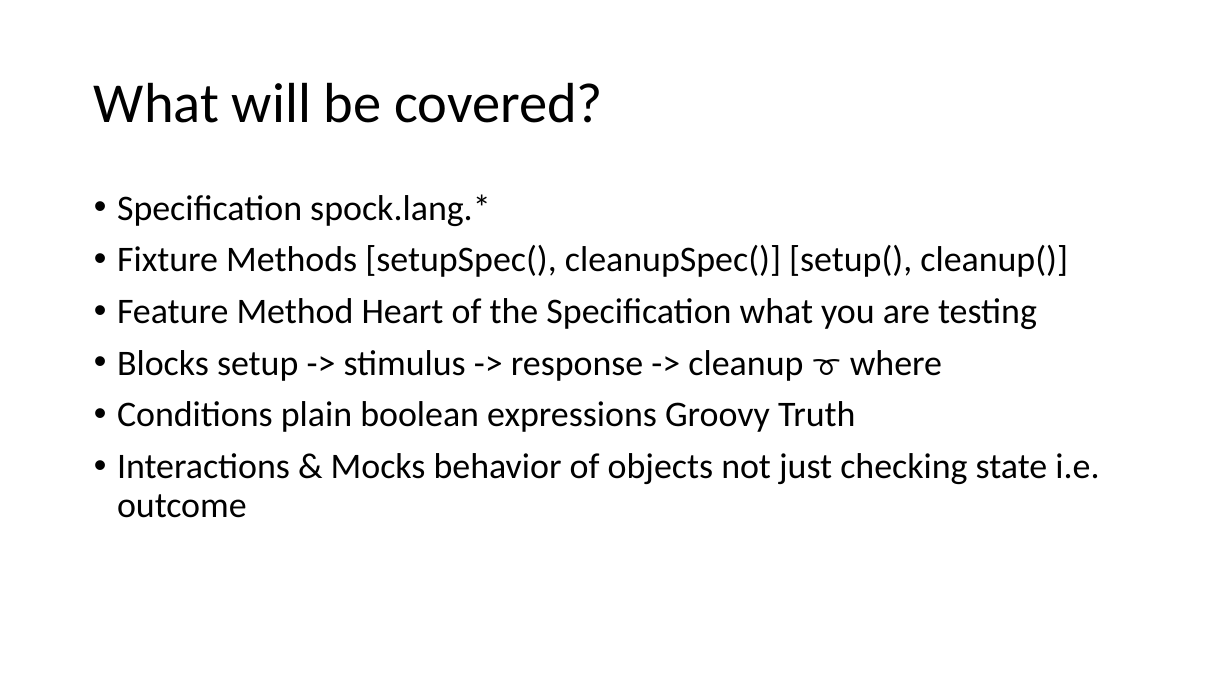
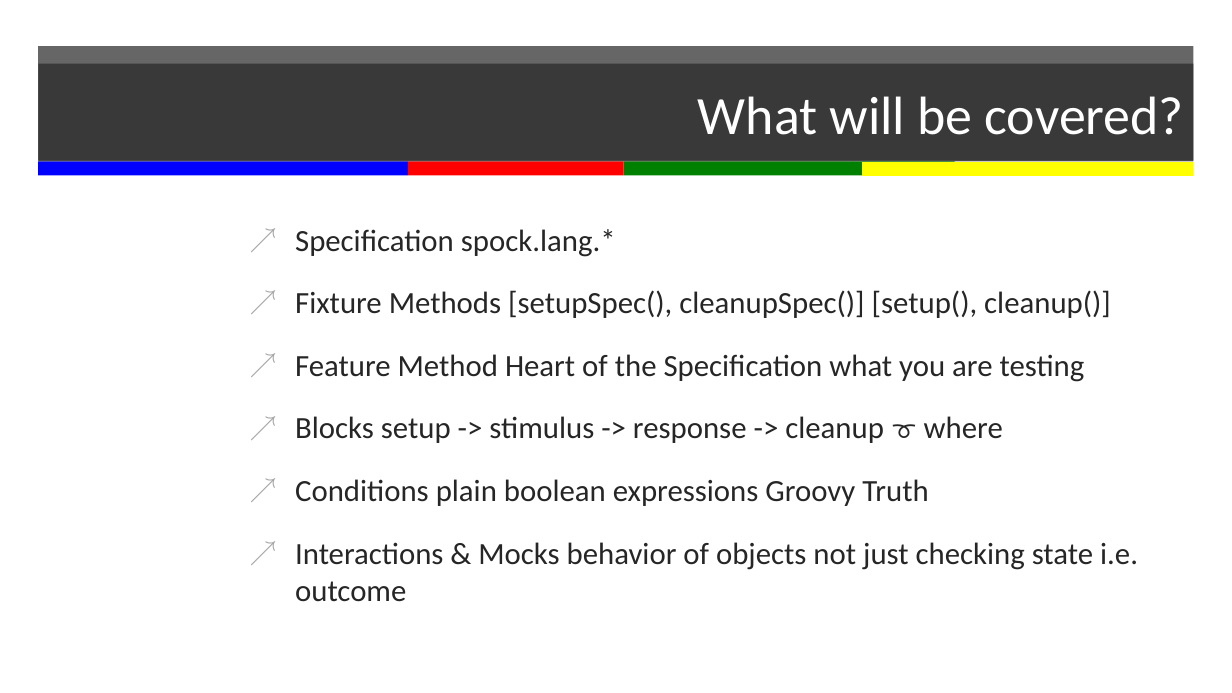
Before and after one commit to davidparry/groovy-spock, a slide deck: slide 2 of presenntation.pptx (slide 3 before the commit). Drawn at 1232x693 pixels with LibreOffice and Linux fonts; fonts in the diff are those of the drawing. Boxes give left, top, right and bottom in pixels: in the first picture for what was removed or moved away, otherwise in the second. Text is boxed around its words. In the diff, an @@ line names an element or a change of style, - is before the commit and + after.

Commit message:
added theme and spock image to powerpoint

```diff
--- a/presenntation.pptx
+++ b/presenntation.pptx
@@ rectangle added at bbox=[38, 46, 1193, 161], fill #262626 at 70% opacity @@
@@ title "What will be covered?": place and size @@
-title "What will be covered?" at bbox=[94, 82, 603, 123]
+title "What will be covered?" at bbox=[38, 64, 1193, 162]
@@ title "What will be covered?" at bbox=[38, 64, 1193, 162]: size 44 to 42 pt, text colour #000000 to #FFFFFF; alignment left to right; line spacing 0.9 to 1; fill none to #262626 at 70% opacity @@
@@ group added at bbox=[38, 162, 1194, 177]: 4 rectangles @@
@@ text "Specification spock.lang.*": place and size @@
-text "Specification spock.lang.*" at bbox=[117, 194, 1099, 518]
+text "Specification spock.lang.*" at bbox=[295, 229, 1138, 602]
@@ text "Specification spock.lang.*" at bbox=[295, 229, 1138, 602]: size 28 to 24 pt, text colour #000000 to #262626; bullet • to ↗; line spacing 0.9 to 1; more space between paragraphs @@
```
Also in this commit, not shown: 4 other slides changed.
